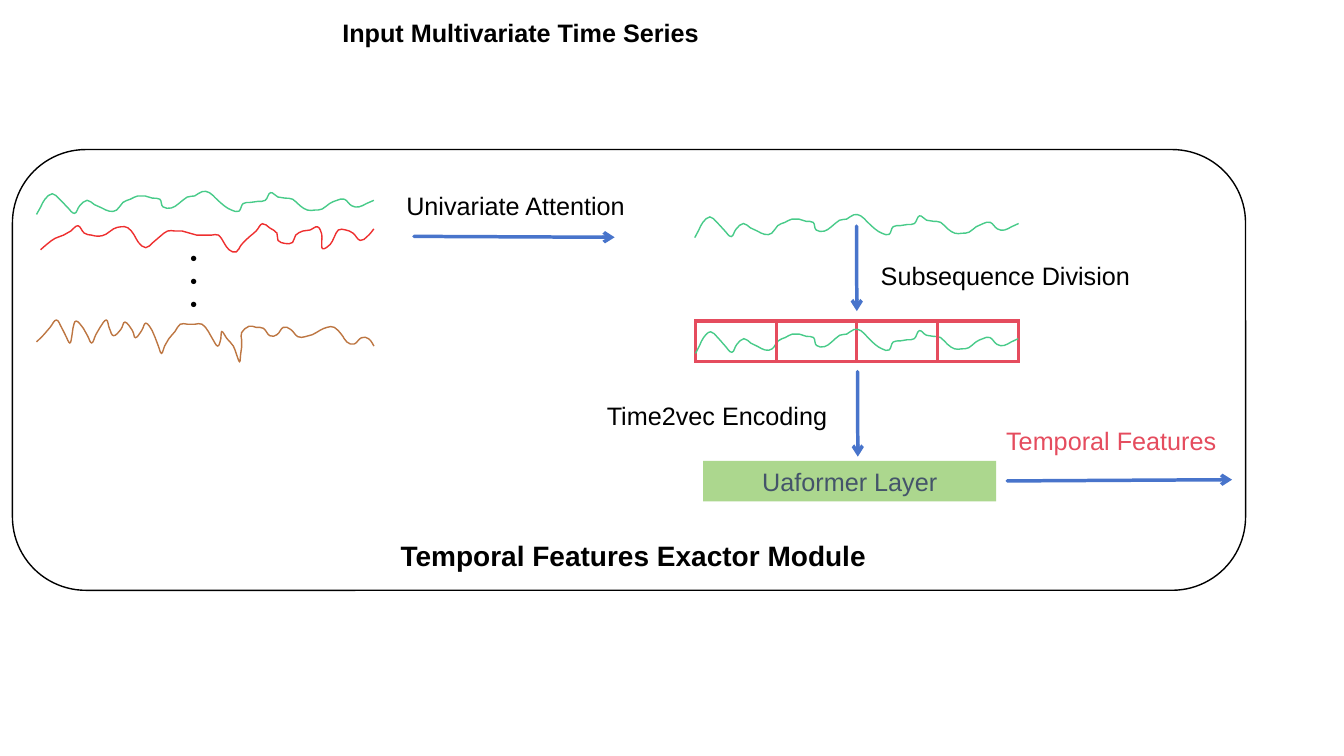
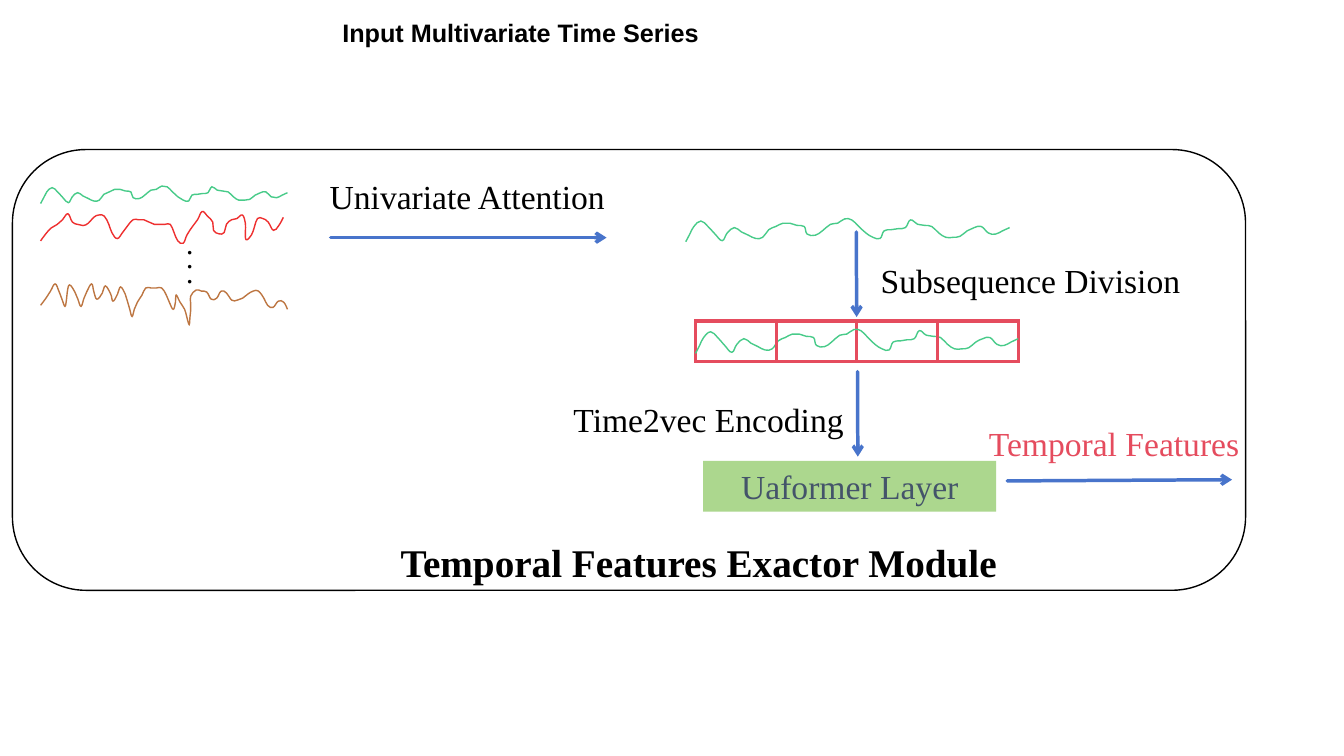
Before and after one commit to wuchenhu98/lunwen, a slide deck: slide 13 of 论文插图.pptx. Drawn at 1344x756 pixels with LibreOffice and Linux fonts; fonts in the diff are those of the drawing. Boxes give left, top, right and bottom in pixels: in the first picture for what was removed or moved away, otherwise in the second. Text is boxed around its words. In the diff, an @@ line names an element or a change of style, - is before the commit and + after.

```diff
--- a/论文插图.pptx
+++ b/论文插图.pptx
@@ size 18 to 24 pt, font Arial to Times New Roman in 5 elements at [704,461,997,511], [573,408,844,438], [881,269,1180,300], [989,432,1239,463], [330,186,605,210] @@
@@ text "Univariate Attention": place and size @@
-text "Univariate Attention" at [406,196,624,216]
+text "Univariate Attention" at [330,186,605,210]
@@ freeform shape: place and size @@
-freeform shape at [36,192,374,215]
+freeform shape at [40,186,287,204]
@@ freeform shape: place and size @@
-freeform shape at [40,224,374,252]
+freeform shape at [40,212,283,244]
@@ arrow moved from (414, 237) - (615, 237) to (331, 238) - (607, 238) @@
@@ freeform shape: place and size @@
-freeform shape at [695,215,1018,238]
+freeform shape at [686,219,1009,242]
@@ arrow moved from (857, 226) - (857, 312) to (857, 232) - (857, 318) @@
@@ text "•": place and size @@
-text "•" at [171,285,203,326]
+text "•" at [171,266,203,307]
@@ size 18 to 12 pt in 3 elements at [171,266,203,307], [171,238,200,268], [171,251,200,281] @@
@@ text "•": place and size @@
-text "•" at [171,261,203,301]
+text "•" at [171,251,200,281]
@@ freeform shape: place and size @@
-freeform shape at [36,320,374,361]
+freeform shape at [40,284,287,325]
@@ text "Time2vec Encoding": place and size @@
-text "Time2vec Encoding" at [607,406,827,430]
+text "Time2vec Encoding" at [573,408,844,438]
@@ text "Temporal Features": place and size @@
-text "Temporal Features" at [1006,431,1216,456]
+text "Temporal Features" at [989,432,1239,463]
@@ rectangle "Uaformer Layer": place and size @@
-rectangle "Uaformer Layer" at [704,461,997,501]
+rectangle "Uaformer Layer" at [704,461,997,511]
@@ text "Temporal Features Exactor Module" at [401,549,996,585]: size 20 to 28 pt, font Arial to Times New Roman @@
```
Also in this commit, not shown: 9 other slides changed, 4 slides added, 2 other files.
